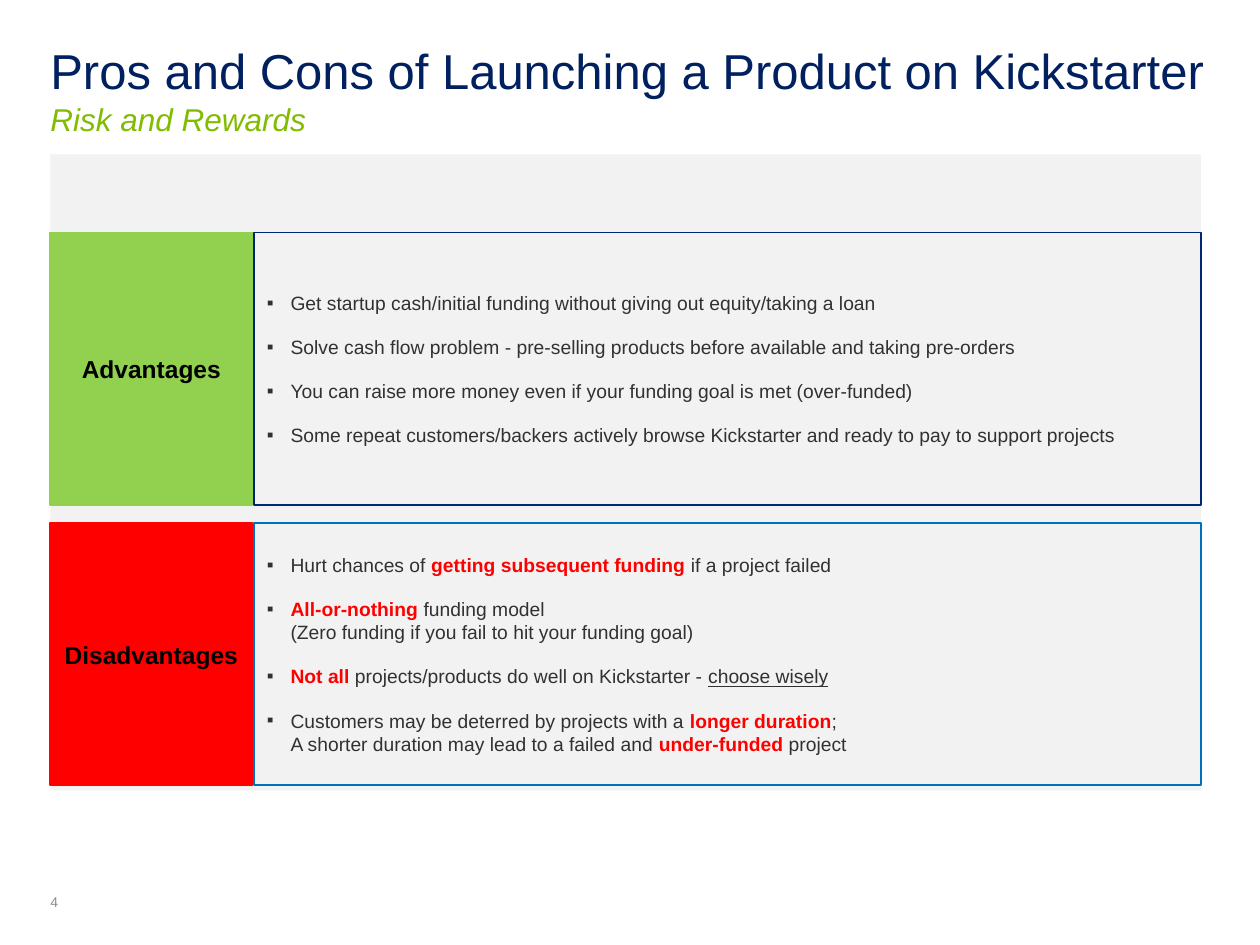
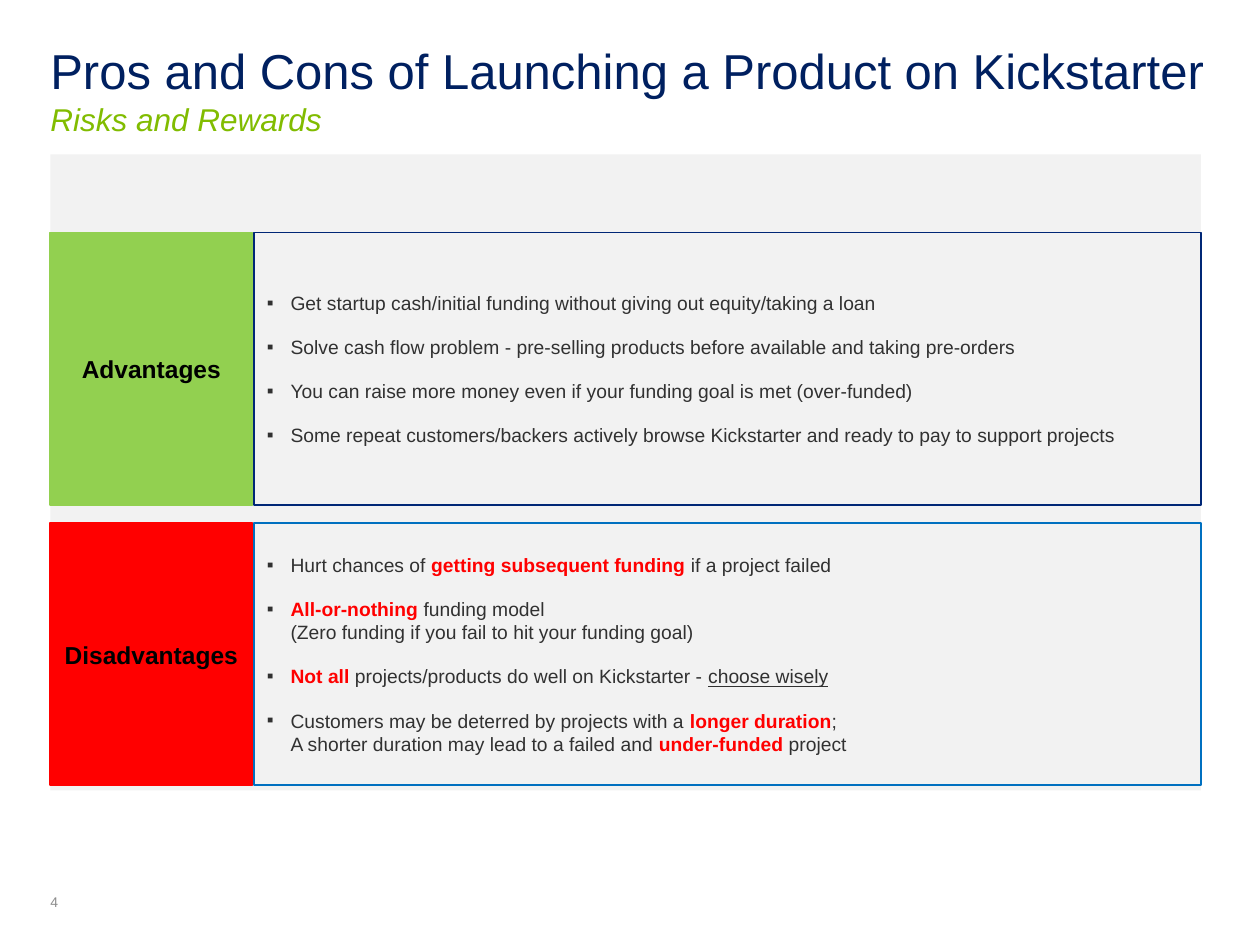
Before and after one commit to TheAidanAu/kickstarter, a slide deck: slide 4 of Successful and Profitable Product Launch on Kickstarter.pptx. Drawn at 1260x945 pixels with LibreOffice and Linux fonts; fonts in the diff are those of the drawing. Boxes give left, top, right and bottom in pixels: in the first picture for what was removed or moved away, otherwise in the second. Text is boxed around its words. In the diff, an @@ line names an element or a change of style, - is before the commit and + after.

Commit message:
adding new slides

```diff
--- a/Successful and Profitable Product Launch on Kickstarter.pptx
+++ b/Successful and Profitable Product Launch on Kickstarter.pptx
@@ title at box(50, 53, 1204, 132): text changed @@
-Pros and Cons of Launching a Product on Kickstarter
-Risk and Rewards
+Pros and Cons of Launching a Product on Kickstarter
+Risks and Rewards
```
